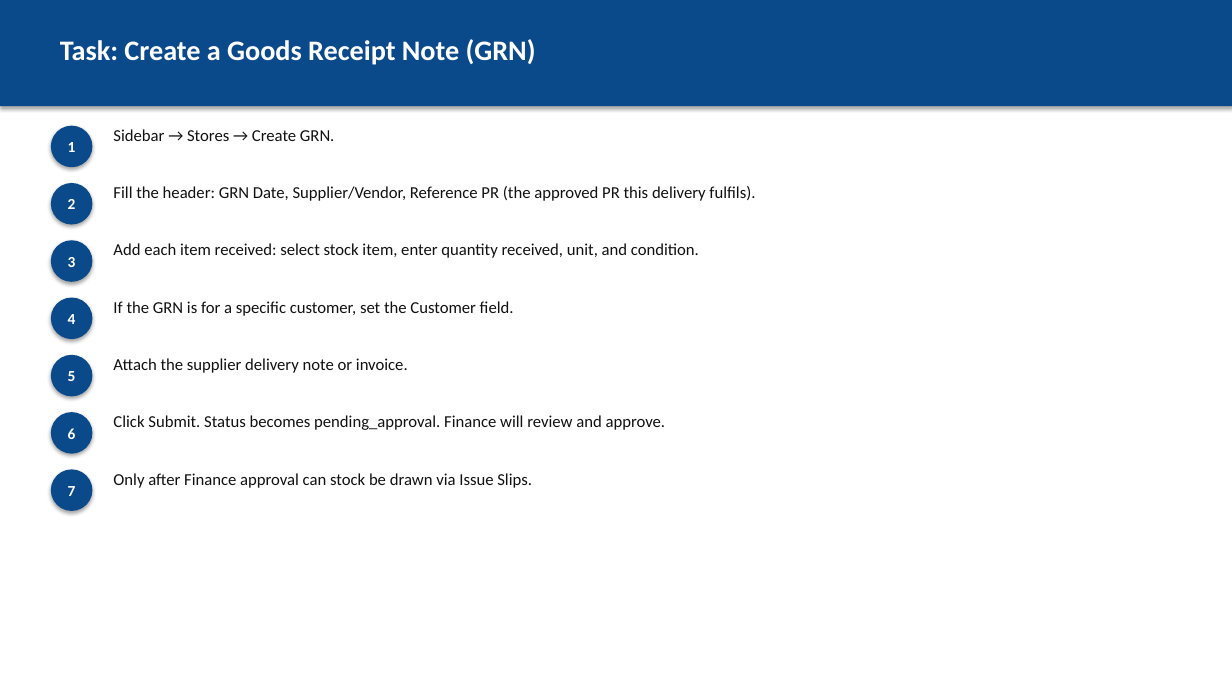
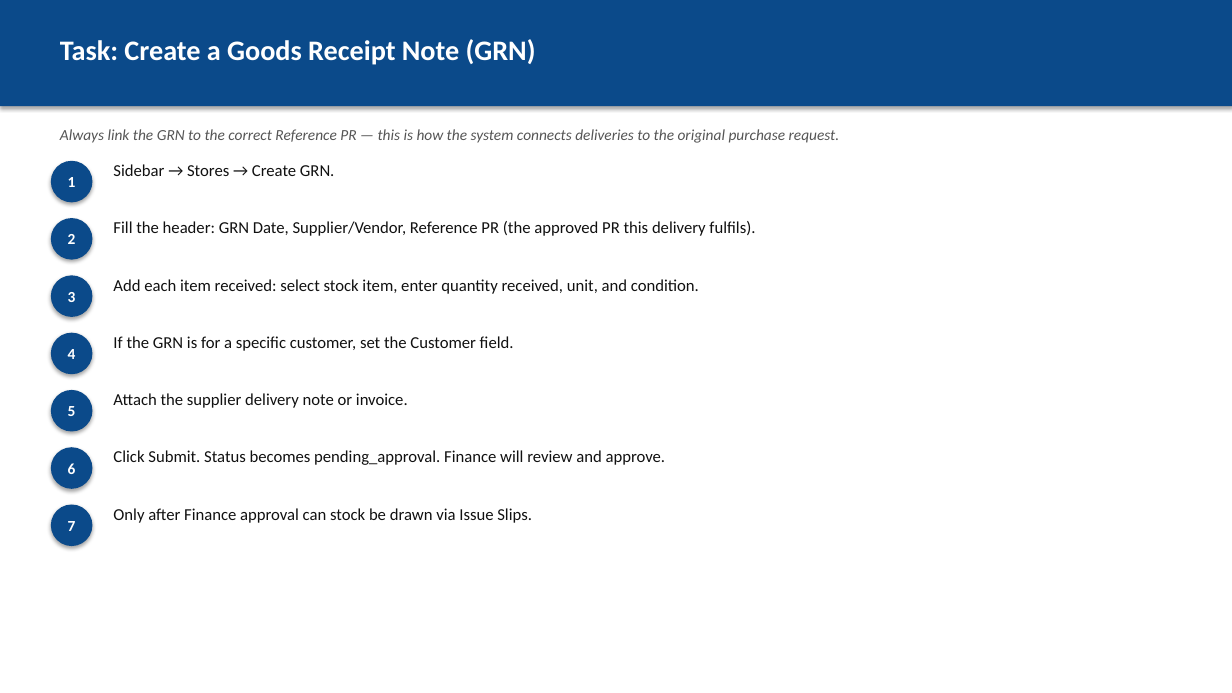
Before and after one commit to hetchsol/pras, a slide deck: slide 5 of docs/user-manual/06-stores-user.pptx (slide 4 before the commit). Drawn at 1232x693 pixels with LibreOffice and Linux fonts; fonts in the diff are those of the drawing. Boxes give left, top, right and bottom in pixels: in the first picture for what was removed or moved away, otherwise in the second. Text is boxed around its words. In the diff, an @@ line names an element or a change of style, - is before the commit and + after.

```diff
--- a/docs/user-manual/06-stores-user.pptx
+++ b/docs/user-manual/06-stores-user.pptx
@@ text added at (60,129,840,143), 12 pt, text #555555, italic @@
+Always link the GRN to the correct Reference PR — this is how the system connects deliveries to the original purchase request.
@@ 7 ellipses, 7 texts: place and size @@
-7 ellipses, 7 texts at (51,126,755,511)
+7 ellipses, 7 texts at (51,161,755,546)
```
Also in this commit, not shown: 4 other slides changed, 2 slides added, 2 other files.
